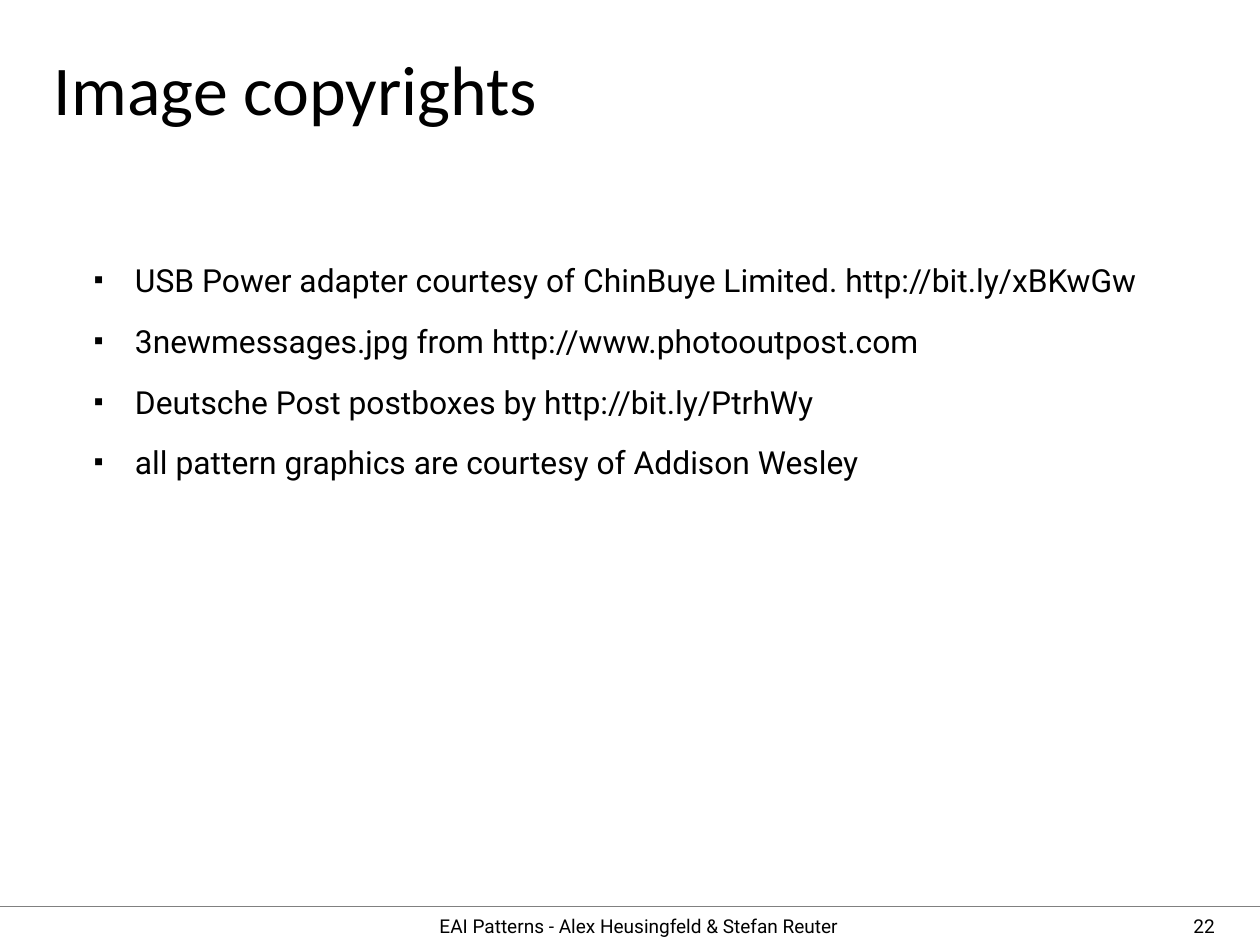
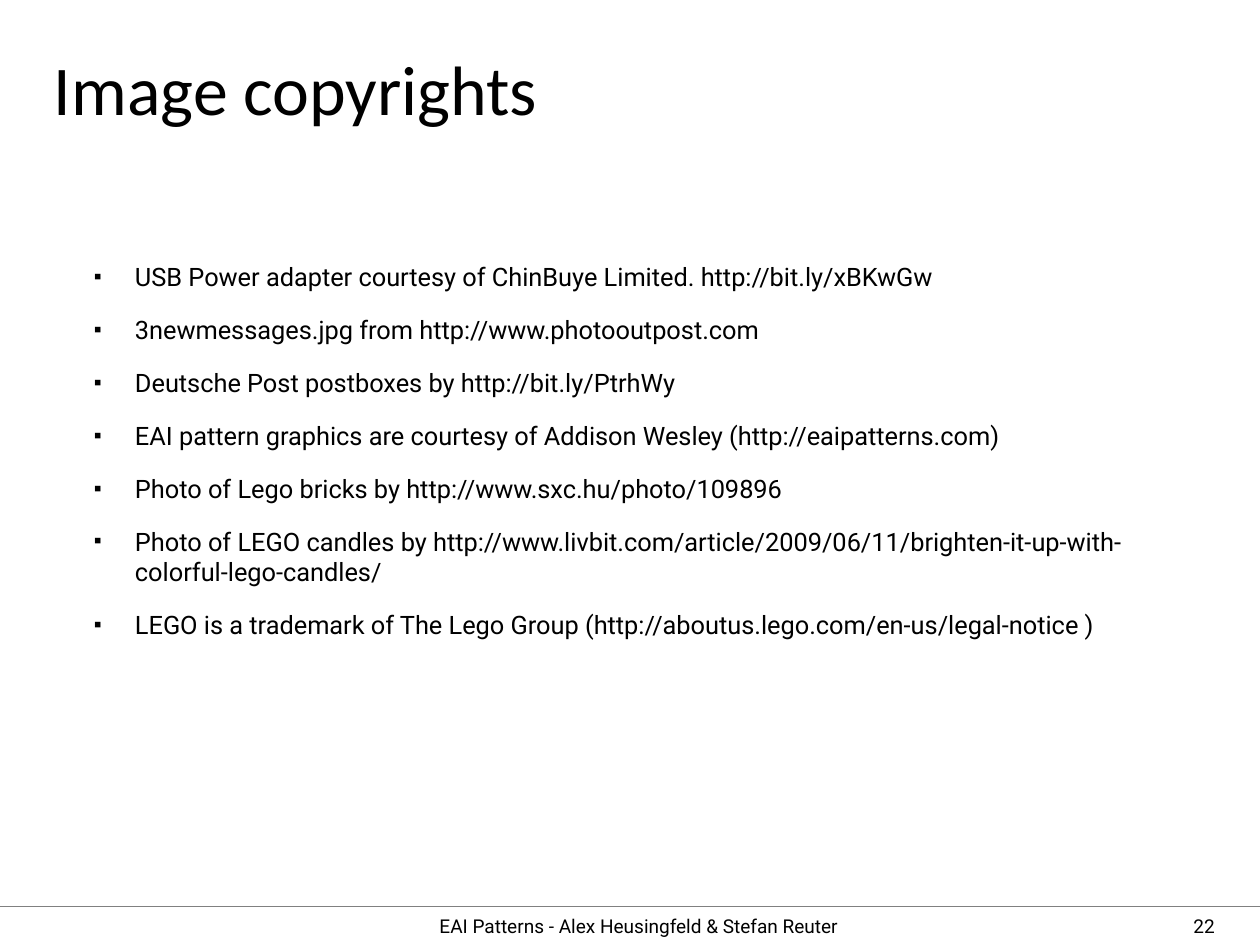
Before and after one commit to aheusingfeld/javaone2012, a slide deck: slide 22 of slides/eai-slides.odp. Drawn at 1260x945 pixels with LibreOffice and Linux fonts; fonts in the diff are those of the drawing. Boxes give left, top, right and bottom in pixels: in the first picture for what was removed or moved away, otherwise in the second. Text is boxed around its words. In the diff, an @@ line names an element or a change of style, - is before the commit and + after.

```diff
--- a/slides/eai-slides.odp
+++ b/slides/eai-slides.odp
@@ text at bbox=[135, 266, 933, 398]: size 20 to 16 pt in "USB Power adapter courtesy of ChinBuye Limited. ...", "3newmessages.jpg from http://www.photooutpost.com", "Deutsche Post postboxes by http://bit.ly/PtrhWy" @@
@@ text at bbox=[135, 425, 1121, 640]: text changed; size 20 to 16 pt @@
-■ all pattern graphics are courtesy of Addison Wesley
+■ EAI pattern graphics are courtesy of Addison Wesley (http://eaipatterns.com)
+■ Photo of Lego bricks by http://www.sxc.hu/photo/109896
+■ Photo of LEGO candles by http://www.livbit.com/article/2009/06/11/brighten-it-up-with-colorful-lego-candles/
+■ LEGO is a trademark of The Lego Group (http://aboutus.lego.com/en-us/legal-notice )
```
Also in this commit, not shown: 6 other slides changed, 1 other file.
